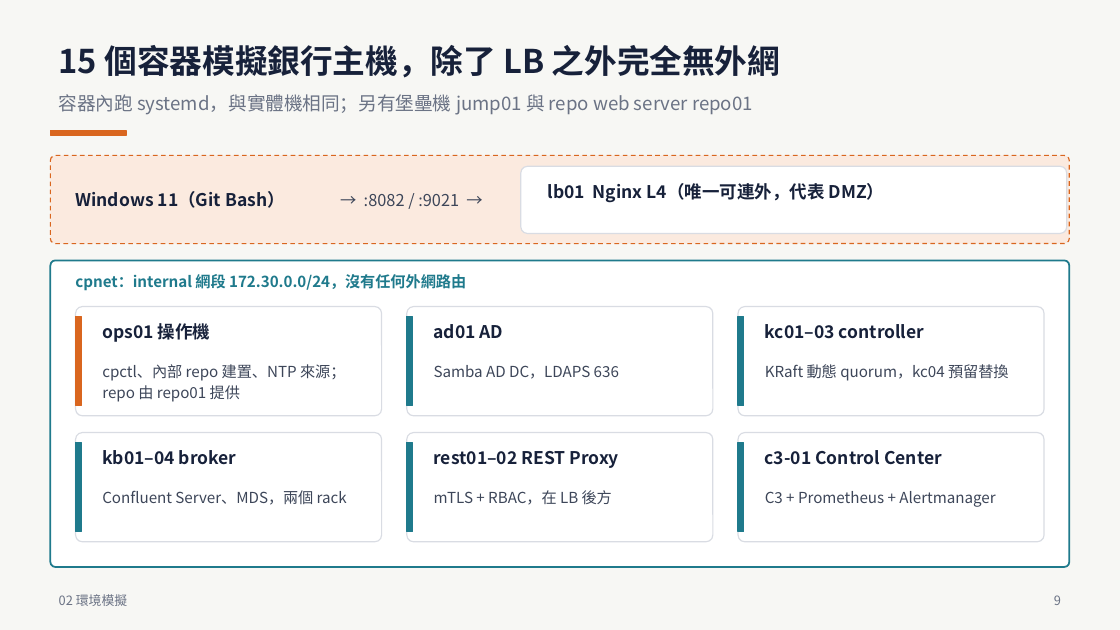
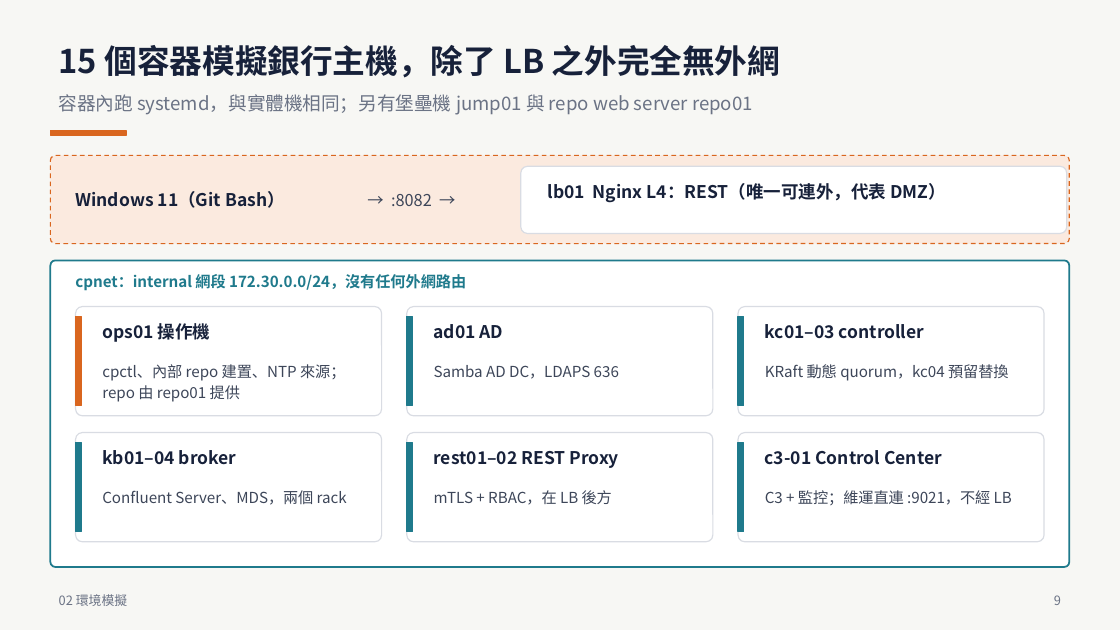
Before and after one commit to zxc81906119/kafka_install_ops, a slide deck: slide 9 of docs/Confluent-離線安裝PoC-全流程.pptx. Drawn at 1120x630 pixels with LibreOffice and Linux fonts; fonts in the diff are those of the drawing. Boxes give left, top, right and bottom in pixels: in the first picture for what was removed or moved away, otherwise in the second. Text is boxed around its words. In the diff, an @@ line names an element or a change of style, - is before the commit and + after.

```diff
--- a/docs/Confluent-離線安裝PoC-全流程.pptx
+++ b/docs/Confluent-離線安裝PoC-全流程.pptx
@@ text at [391,194,432,206]: text changed @@
-→ :8082 / :9021 →
+→ :8082 →
@@ text at [548,183,946,203]: text changed @@
-lb01 Nginx L4（唯一可連外，代表 DMZ）
+lb01 Nginx L4：REST（唯一可連外，代表 DMZ）
@@ text at [765,490,1012,505]: text changed @@
-C3 + Prometheus + Alertmanager
+C3 + 監控；維運直連 :9021，不經 LB
```
Also in this commit, not shown: 16 other files.
